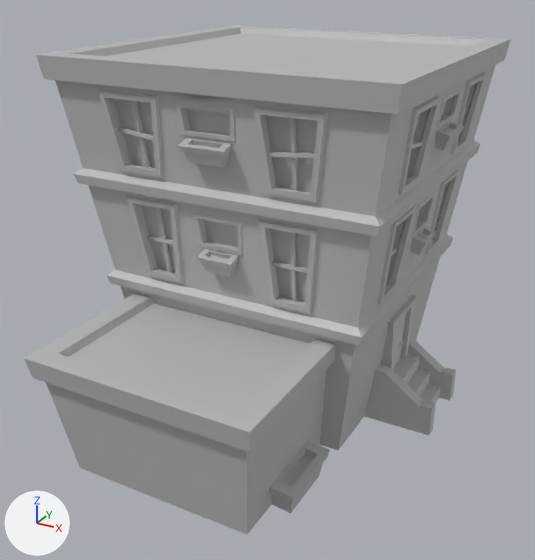
Renders of the FBX model creativejam/Content/Geometry/FBX/SM_M_Building_A.fbx from each side of a commit.
The view is the same before and after, from a camera (50 mm lens) standing at (9.36, -17.21, 12.47) and looking at (0.13, -0.42, 4.08). The axes (+X, +Y, +Z) are drawn at lower left. The lights are the same throughout. Objects named as collision shapes, trigger or cutter boxes, shadow casters or lower levels of detail are left out. Where no turn or scale is listed for an object, it has been applied to the vertices. Vertices at the same position are counted once.

Names of what the first picture shows: 'SM_M_Building_A'.
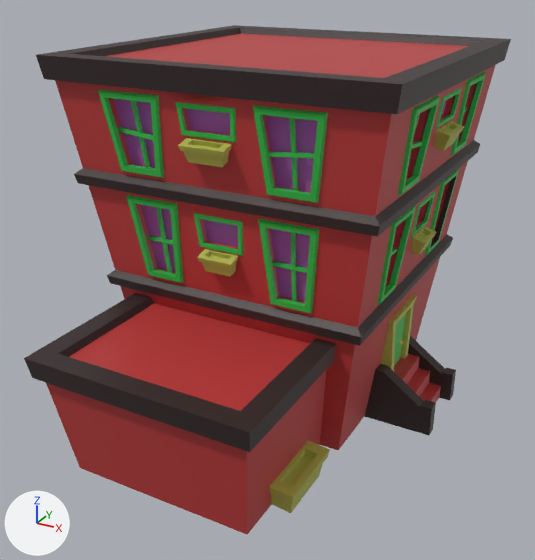
Changed parts and their boxes [x1, y1, x2, y2] in the pictures (535 x 560 px):
part 1 of me_mesh, recoloured (grey to red): [46, 34, 495, 534] in both
part 2 of me_mesh, recoloured: [25, 25, 511, 451] in both
part 3 of me_mesh, recoloured (grey to black): [364, 364, 436, 435] in both
part 4 of me_mesh, recoloured: [408, 336, 456, 401] in both
part 5 of me_mesh, recoloured: [24, 354, 250, 452] in both
part 6 of me_mesh, recoloured (grey to green): [98, 72, 486, 313] in both
part 7 of me_mesh, recoloured (grey to green): [394, 314, 406, 366] in both
part 8 of me_mesh, recoloured (grey to yellow): [381, 226, 436, 371] in both
part 9 of me_mesh, recoloured (grey to yellow): [178, 138, 232, 167] in both
part 10 of me_mesh, recoloured (grey to yellow): [197, 249, 238, 277] in both
part 11 of me_mesh, recoloured (grey to yellow): [434, 121, 464, 151] in both
part 12 of me_mesh, recoloured: [269, 440, 330, 513] in both
part 13 of me_mesh, recoloured: [140, 204, 420, 302] in both
part 14 of me_mesh, recoloured: [113, 99, 447, 193] in both

Diff of the bpy script that builds the scene:
```diff
--- a/creativejam/Content/Geometry/FBX/SM_M_Building_A.fbx.py
+++ b/creativejam/Content/Geometry/FBX/SM_M_Building_A.fbx.py
@@ mat_lambert3 @@
+mat_lambert3 = principled_material('lambert3')
+mat_lambert3.base_color = (0.034, 0.0194, 0.0194)  # black #342626
@@ mat_lambert5 @@
+mat_lambert5 = principled_material('lambert5')
+mat_lambert5.base_color = (0.032, 0.5, 0.068)  # green #32bc4a
@@ mat_lambert6 @@
+mat_lambert6 = principled_material('lambert6')
+mat_lambert6.base_color = (0.441, 0.116, 0.5)  # pink #b160bc
@@ mat_lambert4 @@
+mat_lambert4 = principled_material('lambert4')
+mat_lambert4.base_color = (0.484, 0.5, 0.0895)  # yellow #b9bc54
@@ mat_lambert2 @@
+mat_lambert2 = principled_material('lambert2')
+mat_lambert2.base_color = (0.5, 0.0415, 0.0415)  # red #bc3939
@@ me_mesh @@
 me_mesh.from_pydata(...)  # 1748 vertices, 1487 faces; spans x -4.93..4.93, y -6.35..6.35, z -0.05..10.19
 # used by ob_sm_m_building_a; location = (0.0, 0.0, 0.0)
+# me_mesh part 1: 373 of the faces centred in x -4.64..4.61, y -5.8..6.06, z 0.21..10.0 switch from mat_lambert1 (grey #bcbcbc) to mat_lambert2 (red #bc3939)
+# me_mesh part 2: 359 of the faces centred in x -4.88..4.56, y -3.93..6.3, z 2.98..10.19 switch from mat_lambert1 (grey #bcbcbc) to mat_lambert3 (black #342626)
+# me_mesh part 3: 14 of the faces centred in x 3.18..4.93, y 0.37..0.73, z 0.38..1.64 switch from mat_lambert1 (grey #bcbcbc) to mat_lambert3 (black #342626)
+# me_mesh part 4: 14 of the faces centred in x 3.18..4.93, y 2.43..2.79, z 0.38..1.64 switch from mat_lambert1 (grey #bcbcbc) to mat_lambert3 (black #342626)
+# me_mesh part 5: 4 of the faces centred in x -0.16, y -6.29..-5.73, z 2.97..3.57 switch from mat_lambert1 (grey #bcbcbc) to mat_lambert3 (black #342626)
+# me_mesh part 6: 522 of the faces centred in x -4.7..4.38, y -2.95..6.12, z 4.33..9.42 switch from mat_lambert1 (grey #bcbcbc) to mat_lambert5 (green #32bc4a)
+# me_mesh part 7: 4 of the faces centred in x 3.21..3.39, y 1.06..2.1, z 2.0..2.79 switch from mat_lambert1 (grey #bcbcbc) to mat_lambert5 (green #32bc4a)
+# me_mesh part 8: 74 of the faces centred in x 3.27..4.09, y 0.62..2.54, z 1.77..5.52 switch from mat_lambert1 (grey #bcbcbc) to mat_lambert4 (yellow #b9bc54)
+# me_mesh part 9: 19 of the faces centred in x -0.78..0.46, y -3.09..-2.75, z 7.99..8.47 switch from mat_lambert1 (grey #bcbcbc) to mat_lambert4 (yellow #b9bc54)
+# me_mesh part 10: 19 of the faces centred in x -0.65..0.33, y -2.67..-2.33, z 5.04..5.52 switch from mat_lambert1 (grey #bcbcbc) to mat_lambert4 (yellow #b9bc54)
+# me_mesh part 11: 19 of the faces centred in x 4.17..4.51, y 0.96..2.2, z 7.99..8.47 switch from mat_lambert1 (grey #bcbcbc) to mat_lambert4 (yellow #b9bc54)
+# me_mesh part 12: 18 of the faces centred in x 2.49..3.1, y -4.59..-2.52, z 0.22..0.77 switch from mat_lambert1 (grey #bcbcbc) to mat_lambert4 (yellow #b9bc54)
+# me_mesh part 13: 24 of the faces centred in x -3.82..3.58, y -2.16..5.24, z 5.5..6.03 switch from mat_lambert1 (grey #bcbcbc) to mat_lambert6 (pink #b15fbc)
+# me_mesh part 14: 24 of the faces centred in x -4.23..3.99, y -2.57..5.65, z 8.39..8.92 switch from mat_lambert1 (grey #bcbcbc) to mat_lambert6 (pink #b15fbc)
```
